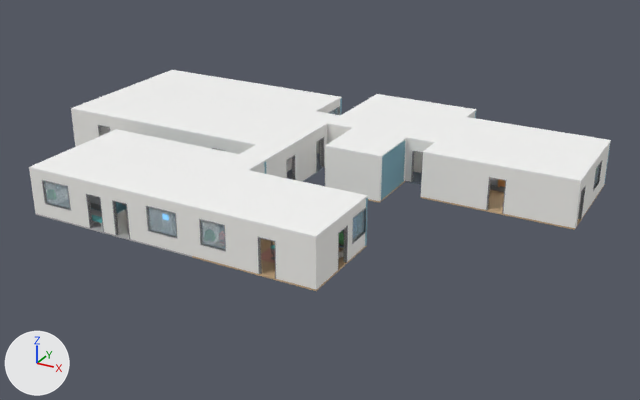
An edit to the glTF model compose/ai_company_floor.glb, drawn before and after from the same camera.
Rendered twice from a camera (50 mm lens) standing at (39.8, -35.6, 23.0) and looking at (13.7, 11.8, -0.7). The axes (+X, +Y, +Z) are drawn at lower left. The lights are the same throughout. The first picture is the older version. Where no turn or scale is listed for an object, it has been applied to the vertices.

The first picture shows 'T00_Ceiling', 'T00_Wall_S', 'T01_Ceiling', 'T01_Wall_E', 'T01_Wall_S', 'T02_Wall_S', 'T04_Ceiling', 'T04_Wall_S', 'T06_Ceiling', 'T07_Wall_S', 'T08_Ceiling', 'T08_Wall_S' and 35 more.
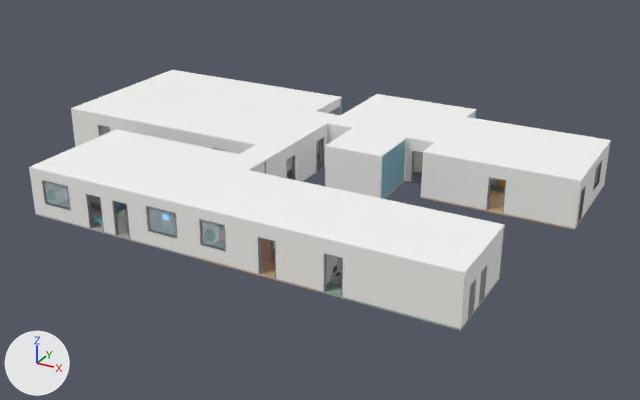
The change, as a list of edits to the scene's bpy script:
```text
Add ob_t09_wall_w:
    ob_t09_wall_w = bpy.data.objects.new('T09_Wall_W', me_wall_w_009)  # 20 vertices, 36 faces; spans x 0.0..0.2, y 0.2..5.8, z 0.0..3.0; in mat_wall_009 (white #f7f6f2)
    ob_t09_wall_w.location = (20.0, 0.0, 0.0)
Add ob_t09_wall_s:
    ob_t09_wall_s = bpy.data.objects.new('T09_Wall_S', me_wall_s_009)  # 20 vertices, 36 faces; spans x 0.0..8.0, y 0.0..0.2, z 0.0..3.0; in mat_wall_009 (white #f7f6f2)
    ob_t09_wall_s.location = (20.0, 0.0, 0.0)
Add ob_t09_wall_n:
    ob_t09_wall_n = bpy.data.objects.new('T09_Wall_N', me_wall_n_009)  # a box spanning x 0.0..8.0, y 5.8..6.0, z 0.0..3.0; in mat_wall_dark (grey #81868e)
    ob_t09_wall_n.location = (20.0, 0.0, 0.0)
Add ob_t09_wall_e:
    ob_t09_wall_e = bpy.data.objects.new('T09_Wall_E', me_wall_e_009)  # a box spanning x 7.8..8.0, y 0.2..5.8, z 0.0..3.0; in mat_wall_009 (white #f7f6f2)
    ob_t09_wall_e.location = (20.0, 0.0, 0.0)
Add ob_t09_spareparts:
    ob_t09_spareparts = bpy.data.objects.new('T09_SpareParts', me_spareparts)  # 32 vertices, 48 faces; spans x -0.23..0.25, y -0.45..0.45, z 0.0..1.8; in mat_cabinet_002 (white #e5e7ea), mat_metal_dark_008 (grey #76797c), mat_metal_006 (light grey #ced1d4)
    ob_t09_spareparts.location = (20.45, 2.4, 0.0)
Add ob_t09_frames_s:
    ob_t09_frames_s = bpy.data.objects.new('T09_Frames_S', me_frames_s_007)  # a box spanning x 0.45..0.5, y -0.01..0.21, z 0.0..2.2; a box spanning x 1.5..1.55, y -0.01..0.21, z 0.0..2.2; a box spanning x 0.45..1.55, y -0.01..0.21, z 2.2..2.25; in mat_frame_009 (grey #898b90)
    ob_t09_frames_s.location = (20.0, 0.0, 0.0)
Add ob_t09_floor:
    ob_t09_floor = bpy.data.objects.new('T09_Floor', me_floor_009)  # a box spanning x 0.0..8.0, y 0.0..6.0, z -0.1..0.0; in mat_floor_epoxy (grey #95ada2)
    ob_t09_floor.location = (20.0, 0.0, 0.0)
Add ob_t09_crashcart:
    ob_t09_crashcart = bpy.data.objects.new('T09_CrashCart', me_crashcart)  # a box spanning x -0.25..0.25, y -0.3..0.3, z 0.43..0.47, material slot 0; a box spanning x -0.25..0.25, y -0.3..0.3, z 0.085..0.115, material slot 0; a box spanning x 0.205..0.235, y -0.295..-0.265, z 0.0..0.5, material slot 1; a box spanning x -0.235..-0.205, y -0.295..-0.265, z 0.0..0.5, material slot 1; a box spanning x 0.205..0.235, y 0.265..0.295, z 0.0..0.5, material slot 1; a box spanning x -0.235..-0.205, y 0.265..0.295, z 0.0..0.5, material slot 1; a box spanning x -0.115..-0.085, y -0.2..0.2, z 0.66..0.94, material slot 2; a box spanning x -0.02..0.12, y -0.18..0.18, z 0.483..0.498, material slot 3; in mat_metal_006 (light grey #ced1d4), mat_metal_dark_008 (grey #76797c), mat_screen (dark blue #27303f), mat_plastic_black_006 (dark grey #38383c)
    ob_t09_crashcart.location = (20.6, 1.2, 0.0)
Add ob_t09_coolingunit_2:
    ob_t09_coolingunit_2 = bpy.data.objects.new('T09_CoolingUnit_2', me_coolingunit_2)  # 72 vertices, 108 faces; spans x -0.48..0.45, y -0.45..0.45, z 0.0..1.9; in mat_cabinet_002 (white #e5e7ea), mat_metal_006 (light grey #ced1d4), mat_metal_dark_008 (grey #76797c), mat_crac_display (blue #5995bc, glowing blue #6ac7ff)
    ob_t09_coolingunit_2.location = (27.55, 3.0, 0.0)
Add ob_t09_coolingunit_1:
    ob_t09_coolingunit_1 = bpy.data.objects.new('T09_CoolingUnit_1', me_coolingunit_2.copy())
    ob_t09_coolingunit_1.location = (27.55, 1.4, 0.0)
Add ob_t09_ceiling:
    ob_t09_ceiling = bpy.data.objects.new('T09_Ceiling', me_ceiling_009)  # a box spanning x 0.0..8.0, y 0.0..6.0, z 3.0..3.1; in mat_ceiling_009 (white #fafaf9)
    ob_t09_ceiling.location = (20.0, 0.0, 0.0)
```

Where the change shows, as pixel boxes [x1, y1, x2, y2] in the pictures (640 x 400 px):
'T09_Ceiling', added
    after: [316, 196, 505, 274]
'T09_Wall_S', added
    after: [316, 238, 466, 329]
'T09_Wall_E', added
    after: [462, 228, 504, 327]
'T09_Floor', added
    after: [316, 276, 500, 331]
'T09_Wall_W', added (mostly hidden)
    after: [326, 255, 337, 284]
'T09_CrashCart', added
    after: [330, 265, 342, 286]
'T09_Frames_S', added
    after: [324, 253, 343, 297]
'T09_SpareParts', added (mostly hidden)
    after: [337, 258, 342, 273]
'T09_CoolingUnit_1', added (mostly hidden)
    after: [468, 282, 475, 318]
'T09_Wall_N', added
    after: [499, 227, 505, 278]
'T09_CoolingUnit_2', added (mostly hidden)
    after: [479, 268, 487, 304]
'T01_Wall_E', unchanged, covered by the edit
    before: [318, 199, 366, 288]
